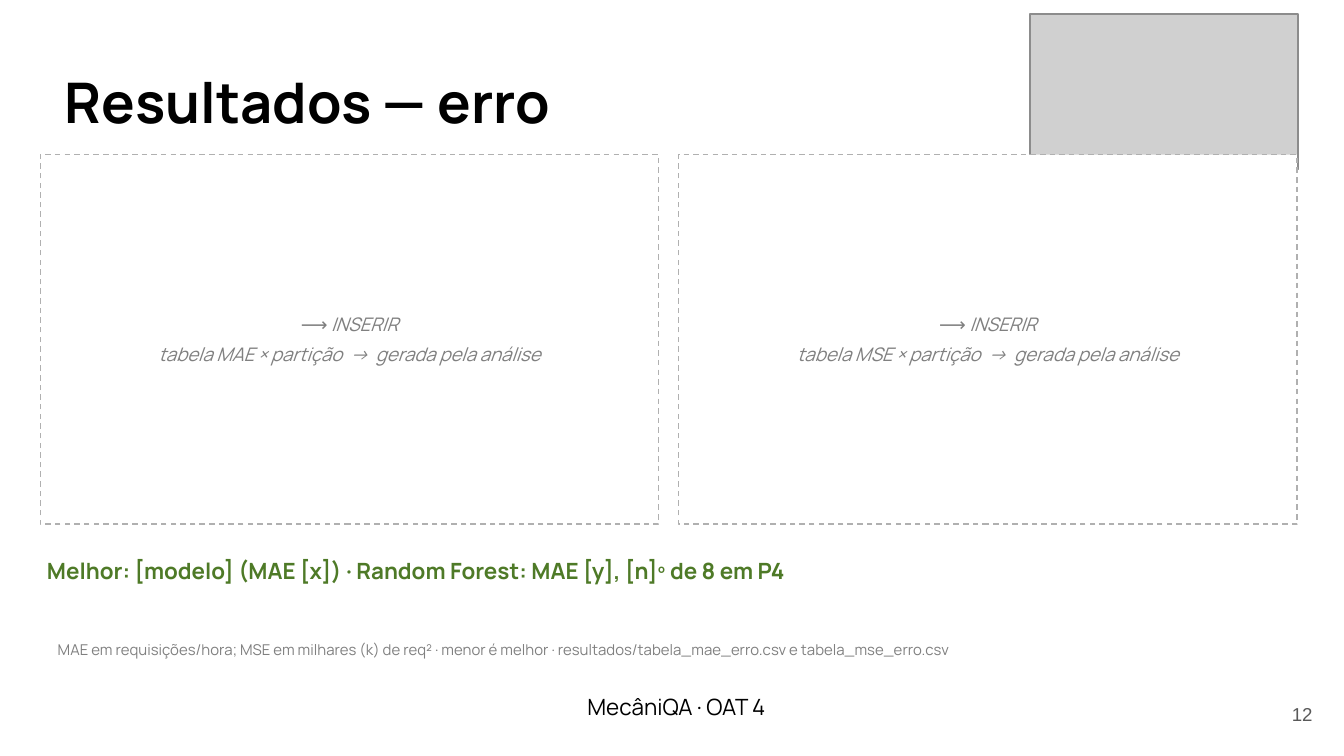
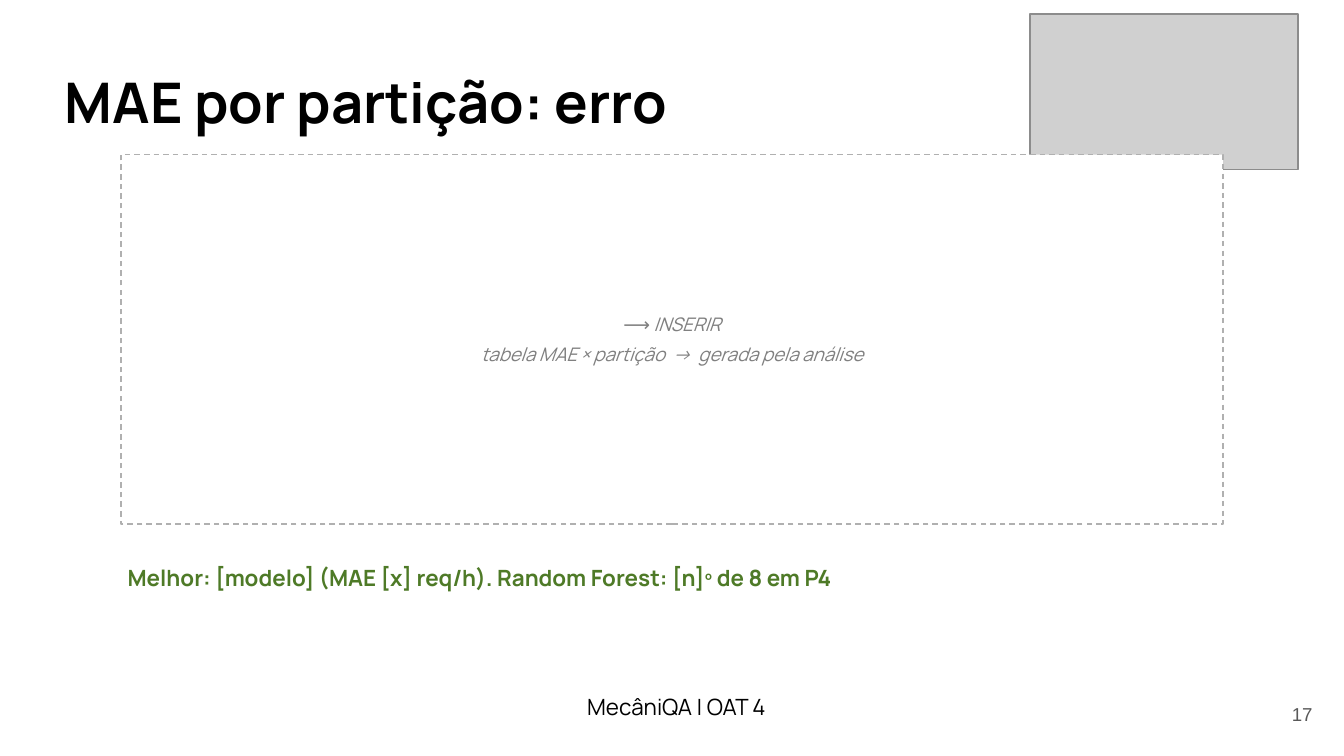
Before and after one commit to LenilsonSoares/mecaniQA-nuvem-macapa, a slide deck: slide 17 of oat4/apresentacao/mecaniQA_oat4_macapa.pptx (slide 12 before the commit). Drawn at 1344x756 pixels with LibreOffice and Linux fonts; fonts in the diff are those of the drawing; grey boxes stand for pictures. Boxes give left, top, right and bottom in pixels: in the first picture for what was removed or moved away, otherwise in the second. Text is boxed around its words. In the diff, an @@ line names an element or a change of style, - is before the commit and + after.

Commit message:
OAT 4: um painel do Grafana por slide, MAE e MSE em slides separados, fórmulas e sem rodapés de fonte
- capturar_prints.py: print de cada painel (d-solo) em vez do dashboard inteiro
- slides: 6 slides de painel, tabelas MAE e MSE separadas por série, fórmulas dos
  baselines e das métricas, explicação das 96 h (lag 24 h na P1) e das horas sem dado
- remove as linhas "Fonte: ..." de todos os slides

```diff
--- a/oat4/apresentacao/mecaniQA_oat4_macapa.pptx
+++ b/oat4/apresentacao/mecaniQA_oat4_macapa.pptx
@@ text at (x1=65, y1=79, x2=666, y2=137): text changed @@
-Resultados — erro
+MAE por partição: erro
@@ rectangle resized from (x1=40, y1=155, x2=659, y2=524) to (x1=121, y1=155, x2=1223, y2=524) @@
@@ text "⟶ INSERIR" moved from (x1=158, y1=317, x2=541, y2=366) to (x1=481, y1=317, x2=863, y2=366) @@
@@ rectangle removed at (x1=679, y1=155, x2=1297, y2=524) @@
@@ text removed at (x1=797, y1=317, x2=1179, y2=366) @@
-⟶ INSERIR
-tabela MSE × partição → gerada pela análise
@@ text at (x1=128, y1=566, x2=832, y2=592): text changed @@
-Melhor: [modelo] (MAE [x]) · Random Forest: MAE [y], [n]º de 8 em P4
+Melhor: [modelo] (MAE [x] req/h). Random Forest: [n]º de 8 em P4
@@ text removed at (x1=58, y1=643, x2=949, y2=659) @@
-MAE em requisições/hora; MSE em milhares (k) de req² · menor é melhor · resultados/tabela_mae_erro.csv e tabela_mse_erro.csv
@@ text at (x1=587, y1=698, x2=765, y2=716): text changed @@
-MecâniQA · OAT 4
+MecâniQA | OAT 4
@@ page number at (x1=1292, y1=708, x2=1313, y2=721): text changed @@
-12
+17
```
Also in this commit, not shown: 16 other slides changed, 7 slides added, 4 other files.
